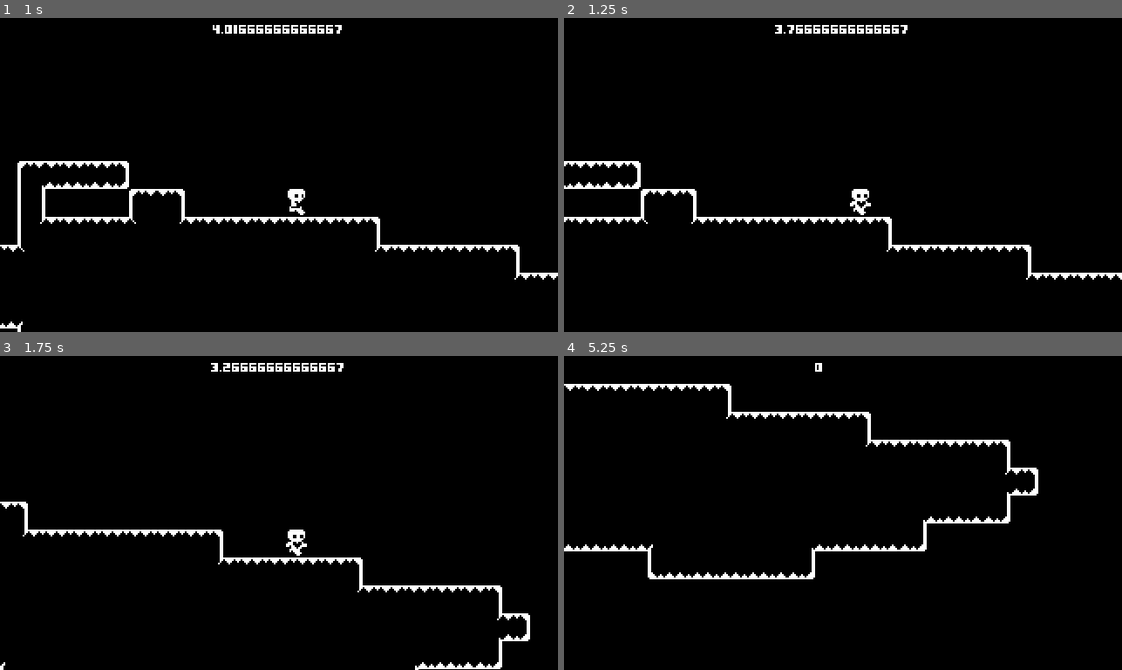
Above: before the commit, frames 1-4 (two rows, left to right).
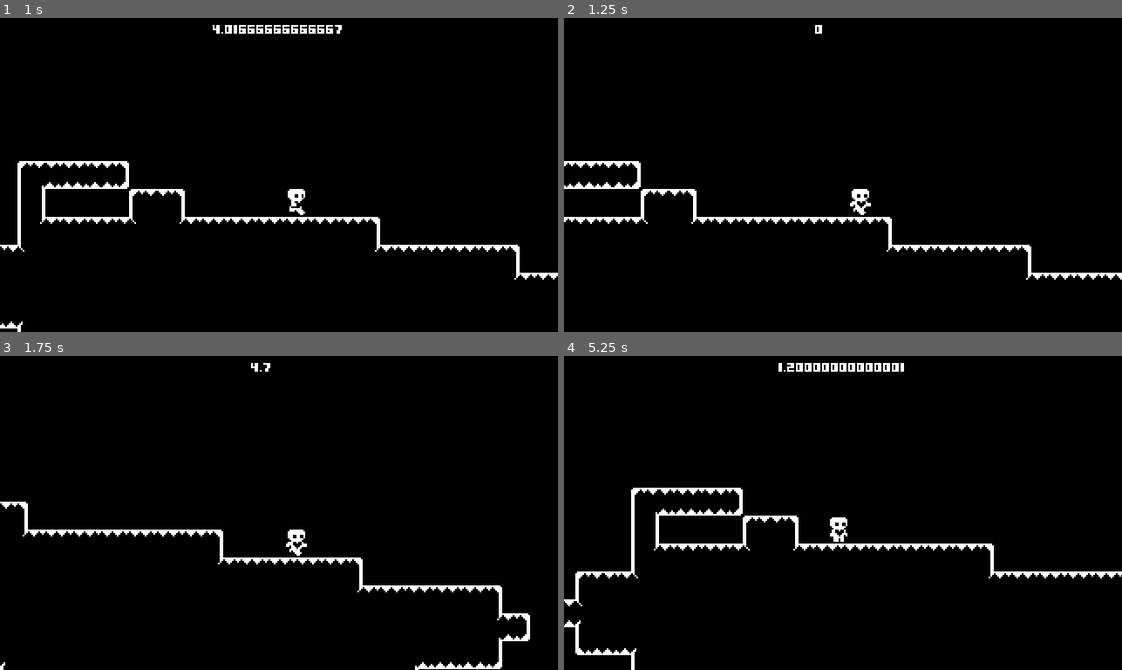
Above: after the commit, the same moments.

Repository: BenjaminZrakic/Astroventure
Game: Godot game, scene res://Scenes/Merkur.tscn
Two runs of this game, one before a commit and one after it. Both use one fixed random seed, a clock stepped at 60 frames per second and the inputs below. This scene is started directly instead of the project's main scene.
Inputs:
- Up to frame 1 (1 s): tap Enter (ui_accept) at 0.5, 0.77 s; hold Right (ui_right) from 0.53 s (still down)
- Up to frame 2 (1.25 s): keep holding Right (ui_right)
- Up to frame 3 (1.75 s): keep holding Right (ui_right); tap Enter (ui_accept) at 1.52 s
- Up to frame 4 (5.25 s): release Right (ui_right) at 2.03 s; hold Left (ui_left) 2.03-2.78 s; hold Right (ui_right) 2.78-4.28 s; tap Enter (ui_accept) at 3.02, 3.77, 4.52 s; hold Left (ui_left) 4.28-5.03 s; hold Right (ui_right) from 5.03 s (still down)

Frame 1 is identical in both runs. In frame 2, 0.4% of the frame differs, in the area x 37-62%, y 2-5%; in frame 3, 0.4%; in frame 4, 5.5%, in the area x 0-100%, y 2-100%.

Commit message:
Dodan if za timer

Diff:
--- a/Scenes/Merkur.tscn
+++ b/Scenes/Merkur.tscn
@@ -19,12 +19,16 @@
 [node name="LevelTileMap" parent="." index="5"]
 layer_0/tile_data = PackedInt32Array(262139, 65536, 1, 196604, 65536, 1, 196605, 65536, 1, 131072, 65536, 1, 196607, 65 …(2336 unchanged characters)…
 
+[node name="HazardArea" parent="." index="7"]
+position = Vector2(-83, 250)
+
 [node name="Timer" type="Timer" parent="." index="8"]
 wait_time = 5.0
 one_shot = true
 
 [node name="SigurnaZona" parent="." index="9" instance=ExtResource("4_h37h2")]
-position = Vector2(116, -7)
+position = Vector2(82, -21)
+collision_mask = 2
 
 [node name="CollisionShape2D" type="CollisionShape2D" parent="SigurnaZona" index="0"]
 position = Vector2(0, -4)
--- a/Scenes/level_one.tscn
+++ b/Scenes/level_one.tscn
@@ -9,8 +9,9 @@
 [node name="LevelOne" instance=ExtResource("1_vbw0e")]
 next_level = ExtResource("2_mhpo1")
 countdown = true
+timer = true
 
-[node name="Player" parent="." index="0"]
+[node name="Player" parent="." index="1"]
 position = Vector2(28, 112)
 floor_snap_length = 1.5
 
--- a/Scenes/level_two.tscn
+++ b/Scenes/level_two.tscn
@@ -6,8 +6,9 @@
 
 [node name="LevelTwo" instance=ExtResource("1_sdtsa")]
 countdown = true
+timer = true
 
-[node name="Player" parent="." index="0"]
+[node name="Player" parent="." index="1"]
 position = Vector2(82, 96)
 
 [node name="Heart" parent="Hearts" index="0" instance=ExtResource("2_2xmwb")]
@@ -49,5 +50,5 @@
 [node name="Spikes4" parent="Spikey bois" index="3" instance=ExtResource("3_6tkv1")]
 position = Vector2(176, 144)
 
-[node name="LevelTileMap" parent="." index="4"]
+[node name="LevelTileMap" parent="." index="5"]
 layer_0/tile_data = PackedInt32Array(65534, 327680, 2, 65535, 65536, 0, 0, 65536, 0, 1, 131072, 0, 65537, 131072, 1, 65 …(4067 unchanged characters)…
--- a/Scenes/world.gd
+++ b/Scenes/world.gd
@@ -9,6 +9,7 @@
 
 @export var next_level: PackedScene
 @export var countdown = false
+@export var timer = false
 
 var level_time = 0.0
 var start_level_msec = 0.0
@@ -29,7 +30,8 @@
 
 func _process(delta):
 	level_time = Time.get_ticks_msec() - start_level_msec
-	level_time_label.text = str(level_time / 1000.0)
+	if timer:
+		level_time_label.text = str(level_time / 1000.0)
 
 func show_level_completed():
 	level_completed.show()
